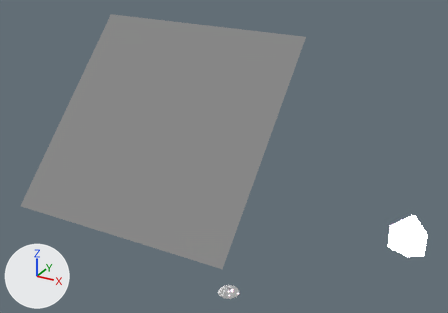
The Blender file section5-animated-lamp/AnimatedLamp.blend: old version first, new version second.
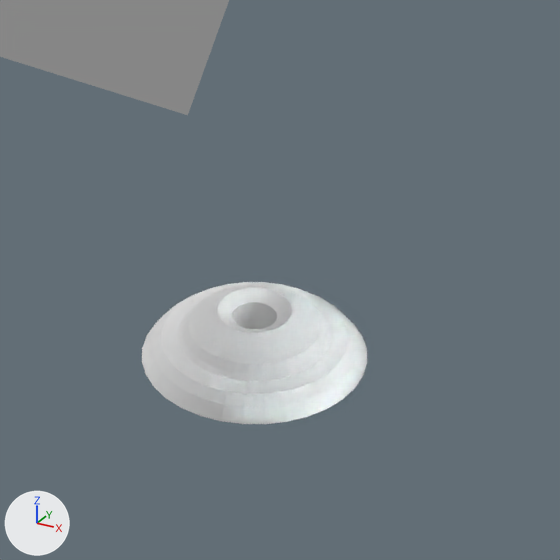
Each version is shown whole from a camera (50 mm lens) standing at (11.37, -21.12, 17.4) and looking at (1.01, -2.3, 7.99), then close up on the part from 46% to 58% of the width and 83% to 100% of the height. Lighting does not change. The marker at lower left points along +X, +Y and +Z.

Names of what the first close-up shows: 'LampBase', 'LightSourceWindow'.
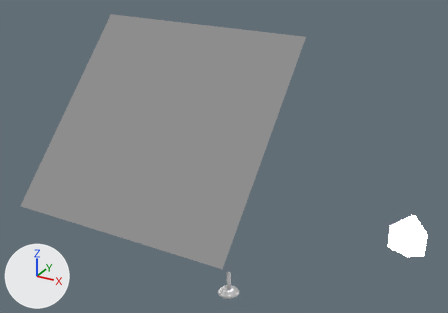
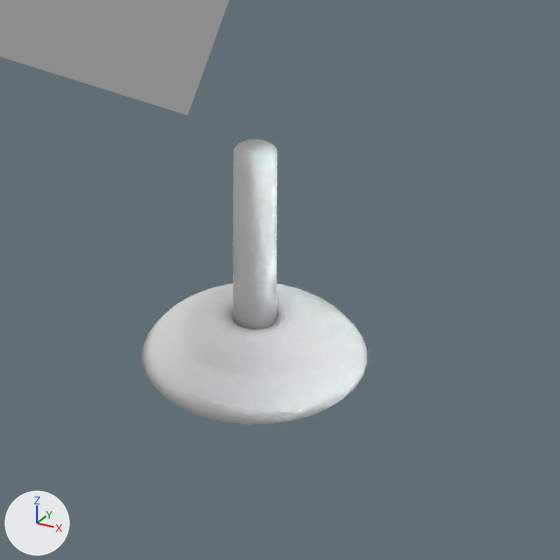
Where the change shows, as pixel boxes (x1, y1, x2, y2) in the close-ups (560 x 560 px):
'LampBase', reshaped
    before: (142, 282, 367, 424)
    after: (142, 284, 367, 424)
'LampStem', added
    after: (233, 139, 277, 329)
part 1 of me_mesh, built on
    before: (207, 286, 303, 344)
    after: (207, 289, 303, 344)
part 2 of me_mesh, shading changed
    both: (142, 284, 366, 424)

What changed in the scene script:
```text
Change me_mesh:
    used by ob_lampbase; parent = ob_lamp; location = (0.0, 0.0, 0.0)
    remove me_mesh.from_pydata(...)  # 386 vertices, 384 faces; spans x -0.5..0.5, y -0.5..0.5, z 0.0..0.242
    add me_mesh.from_pydata(...)  # 482 vertices, 480 faces; spans x -0.5..0.5, y -0.5..0.5, z 0.0..0.232
    me_mesh part 1
    32 vertices are removed from x -0.165..0.165, y -0.165..0.165, z 0.242
    64 faces are deleted
    128 vertices are added at x -0.195..0.195, y -0.195..0.195, z 0.226..0.232
    160 new faces join them
    me_mesh part 2: 320 kept faces spanning x -0.5..0.5, y -0.5..0.5, z 0.0..0.216 are now shaded smooth
Add me_mesh_001:
    me_mesh_001.from_pydata(...)  # 98 vertices, 120 faces; spans x -0.096..0.096, y -0.096..0.096, z 0.07..1.07
    me_mesh_001.polygons.foreach_set('use_smooth', [True] * 120)
Add ob_lampstem:
    ob_lampstem = bpy.data.objects.new('LampStem', me_mesh_001)
    ob_lampstem.parent = ob_lamp
    ob_lampstem.location = (0.0, 0.0, 0.0)
```
